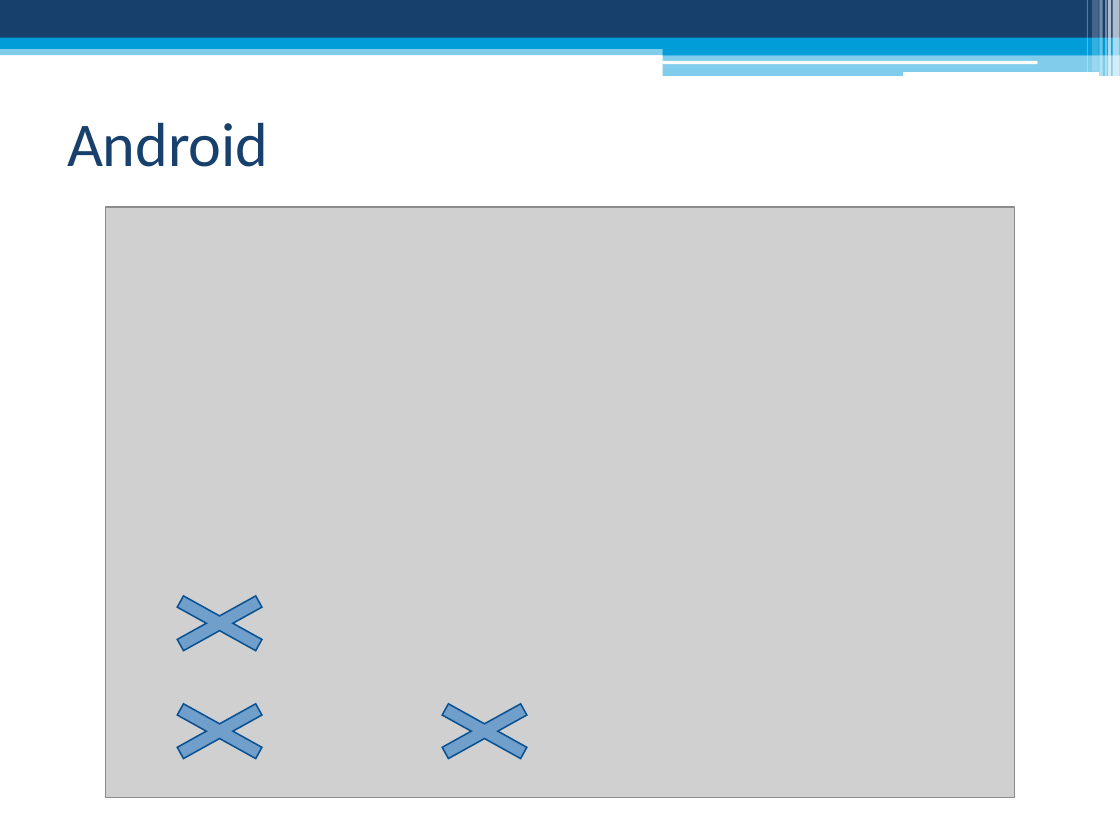
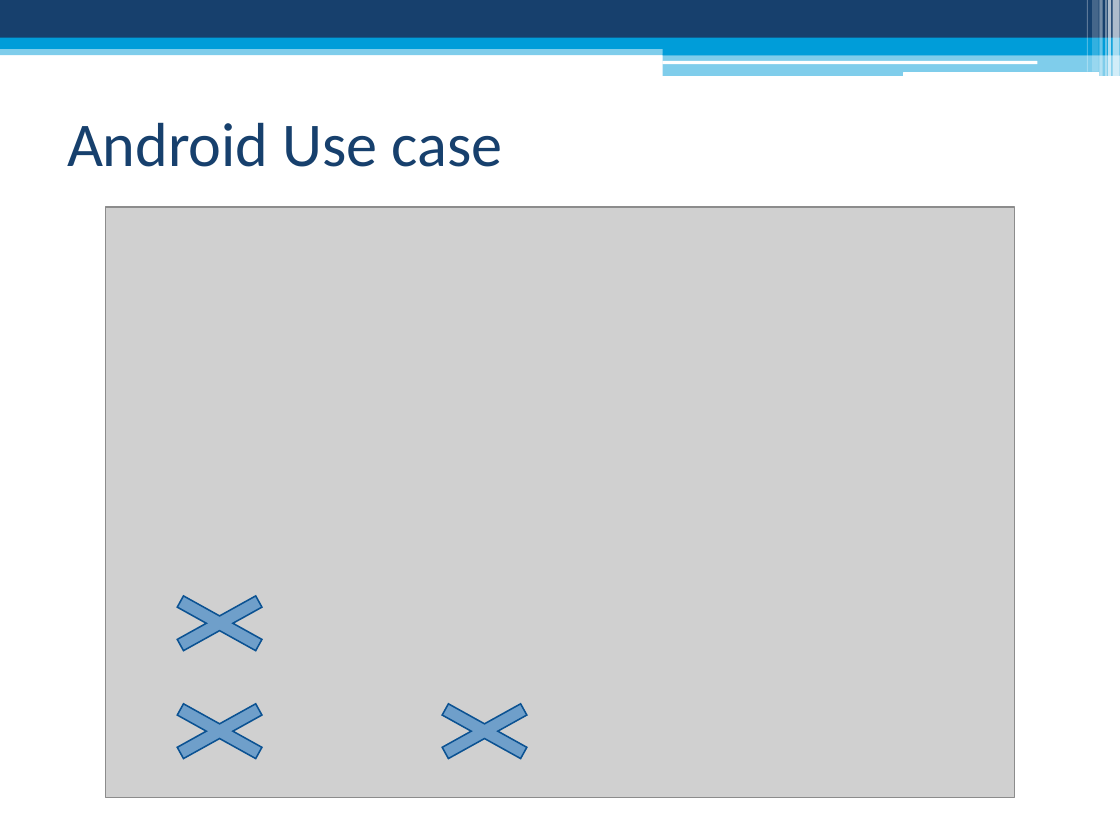
Before and after one commit to thetimeofblack/ENCA-Andriod, a slide deck: slide 13 of Docs/Presentation/Software Engineering II Project.pptx. Drawn at 1120x840 pixels with LibreOffice and Linux fonts; fonts in the diff are those of the drawing; grey boxes stand for pictures. Boxes give left, top, right and bottom in pixels: in the first picture for what was removed or moved away, otherwise in the second. Text is boxed around its words. In the diff, an @@ line names an element or a change of style, - is before the commit and + after.

```diff
--- a/Docs/Presentation/Software Engineering II Project.pptx
+++ b/Docs/Presentation/Software Engineering II Project.pptx
@@ title at <box>67,122,503,167</box>: text changed @@
-Android
+Android Use case
```
Also in this commit, not shown: 10 other slides changed, 4 other files.
